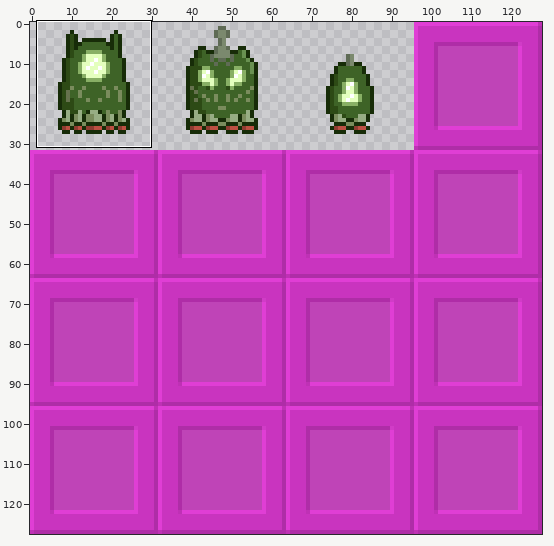
Sprite sheet: res/tile02.png. The picture above shows the old version from afar; the outline marks the close-up.
Close-up. Old version:
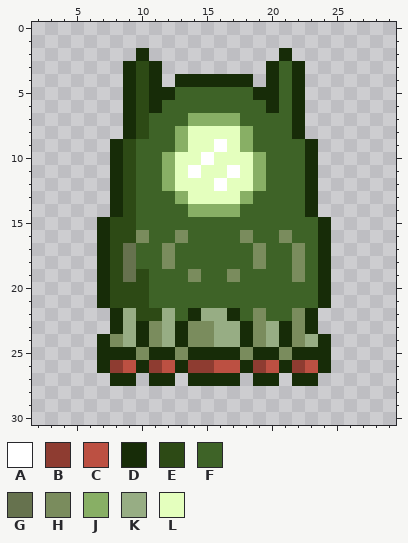
The file is 128x128 pixels. Shown: x 2..29, y 0..30. The commit also changed other parts of the picture, which this record leaves out.
Palette (. is transparent): A #ffffff  B #8e3c31  C #bc5042  D #172c08  E #2d4a15  F #3e6327  G #66724e  H #7a8c5d  J #88af65  K #97ad84  L #e4ffbe
Pixels before, first column x 7:
 2 ...D..........D...
 3 ..DED........DFD..
 4 ..DED.DDDDDD.DFD..
 5 ..DEDDFFFFFFDDFD..
 6 ..DEDFFFFFFFFDFD..
 7 ..DEFFFJJJJFFFFD..
 8 ..DEFFJLLLLJFFFD..
 9 .DEFFFJLLALJFFFFD.
10 .DEFFJLLALLLJFFFD.
11 .DEFFJLALLALJFFFD.
12 .DEFFJLLLALLJFFFD.
13 .DEFFFJLLLLJFFFFD.
14 .DEFFFFJJJJFFFFFD.
15 DEEFFFFFFFFFFFFFFD
16 DEEHFFHFFFFHFFHFFD
17 DEGFFHFFFFFFHFFHFD
18 DEGFFHFFFFFFHFFHFD
19 DEGEFFFHFFHFFFFHFD
20 DEEEFFFFFFFFFFFFFD
21 DEEEFFFFFFFFFFFFFD
22 .DKEEKFDKKDFHFFHD.
23 .DKDHKDHHKKDHKDHD.
24 DHKDHKDHHKKDHKDHKD
25 DDDHDDHDDDDHDDHDDD
26 DBCDBCDBBCCDBCDBCD
27 .DD.DD.DDDD.DD.DD.
New version:
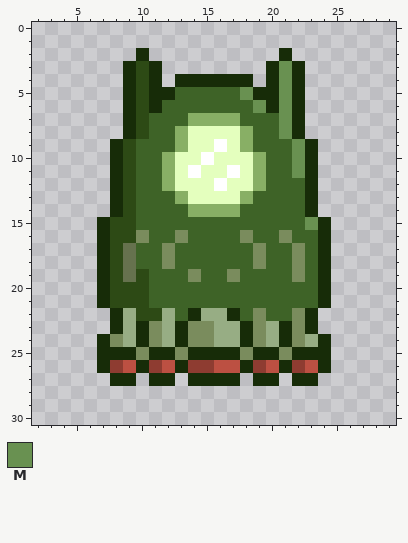
Colours new in this view: M #699151
The edit:
Changed rows in their new state; - is an unchanged pixel.
first column x 18:
 3 ---M-
 4 ---M-
 5 M--M-
 6 -M-M-
 7 ---M-
 8 ---M-
 9 ----M
10 ----M
11 ----M
first column x 23:
15 M
Changed places in both close-ups, as pixel boxes (x1, y1, x2, y2):
changed: (240, 61, 305, 178)
changed: (305, 217, 318, 230)
